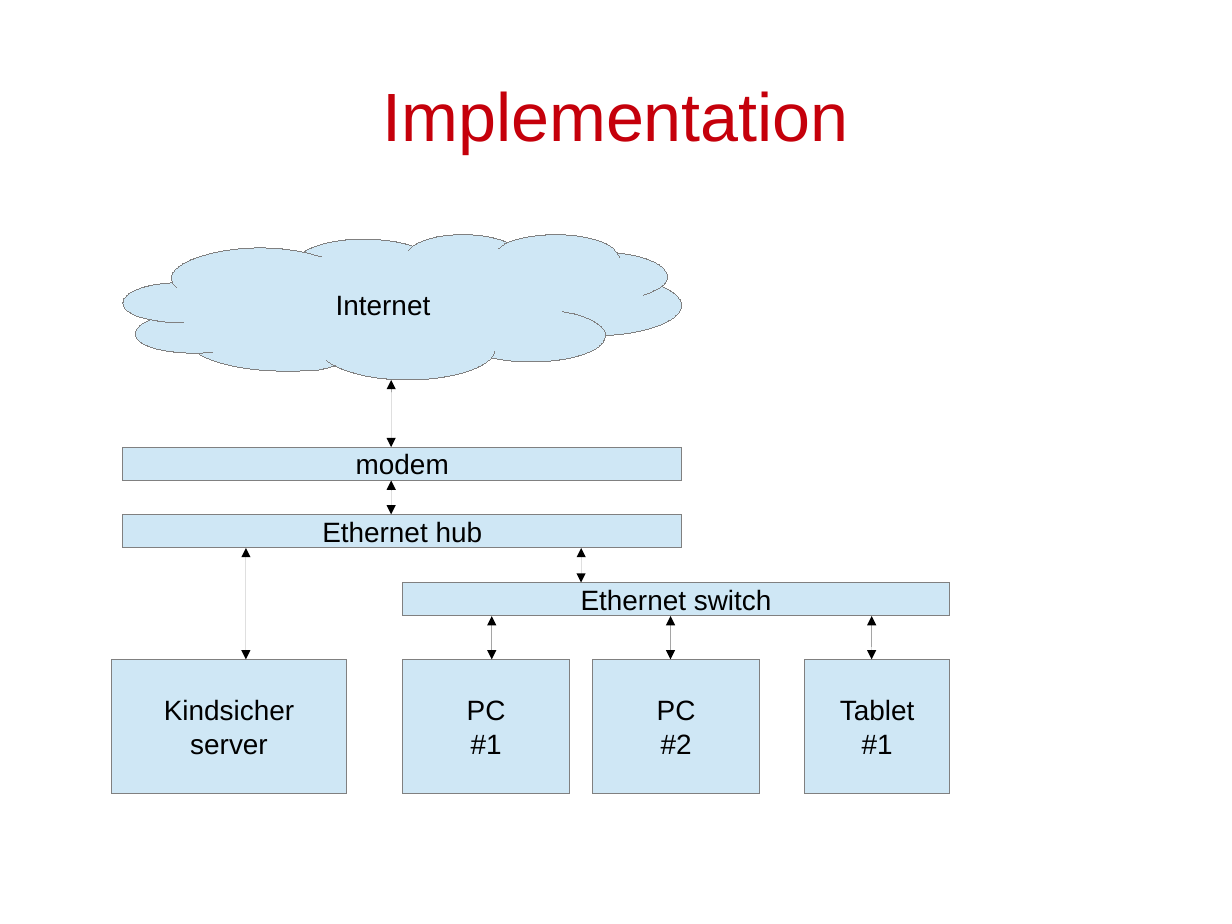
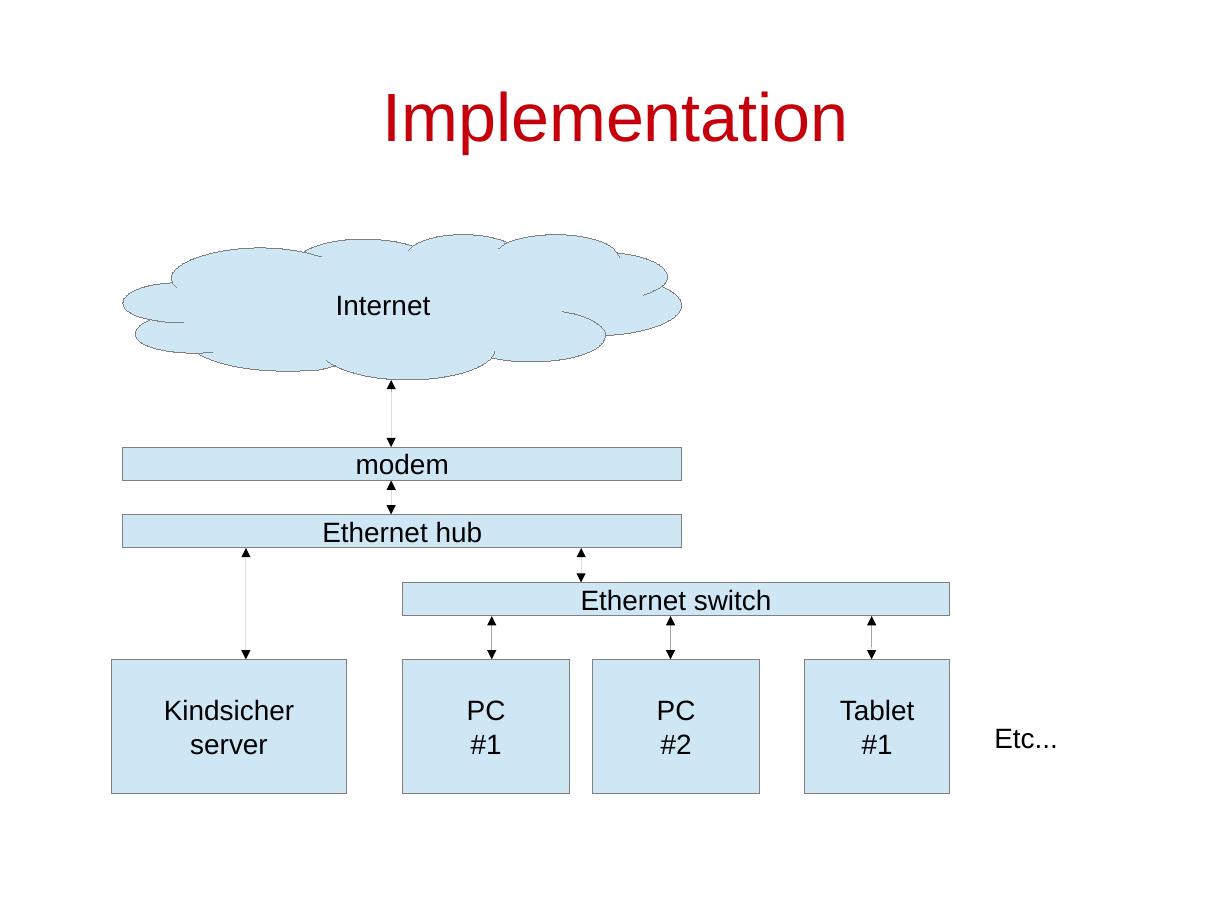
Before and after one commit to cschreiner/kindsicher, a slide deck: slide 11 of proj/presentation_dec09/CAS.odp (slide 10 before the commit). Drawn at 1232x924 pixels with LibreOffice and Linux fonts; fonts in the diff are those of the drawing. Boxes give left, top, right and bottom in pixels: in the first picture for what was removed or moved away, otherwise in the second. Text is boxed around its words. In the diff, an @@ line names an element or a change of style, - is before the commit and + after.

```diff
--- a/proj/presentation_dec09/CAS.odp
+++ b/proj/presentation_dec09/CAS.odp
@@ text added at (994, 728, 1058, 749), 18 pt, text #000000 @@
+Etc...
```
Also in this commit, not shown: 8 other slides changed, 2 slides added, 1 slide removed.
